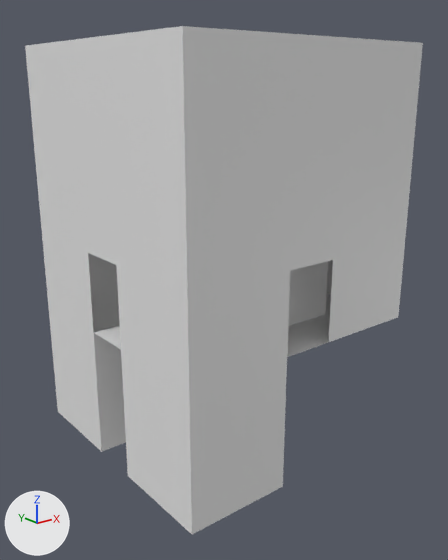
Before and after pictures for a commit that changed the Blender file Proyecto Mosqueteros/Assets/Salas/3-1.blend.
Both versions are drawn from a camera (50 mm lens) standing at (-29.0, -37.0, 17.2) and looking at (-0.1, -0.8, 2.8). The lights are fixed; the arrows at lower left show +X, +Y and +Z.

Names of what the first picture shows: 'Pared1', 'Pared2', 'Pared3', 'Pared4', 'Suelo'.
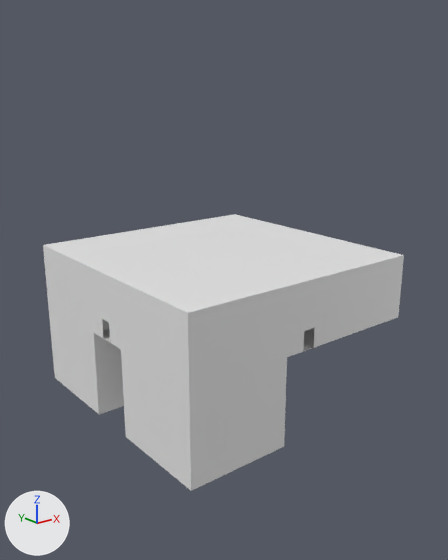
The newer file is also rescaled (x4.0) as a whole; pictures and numbers use the older file's frame.

Where the change shows, as pixel boxes [x1, y1, x2, y2] in the pictures (448 x 560 px; the box of a moved part takes in the faces that stretch with it):
'Pared4', reshaped (10% narrower, 62% shorter): before [183, 26, 423, 393]; after [188, 255, 404, 393]
'Pared3', reshaped (11% narrower, 60% shorter): before [25, 26, 189, 392]; after [43, 245, 189, 392]
'Suelo', reshaped: before [48, 261, 331, 534]; after [48, 304, 315, 491]
part 1 of me_plane, moved or reshaped: before [55, 289, 287, 534]; after [55, 319, 287, 491]
part 2 of me_plane, moved or reshaped (not visible afterwards): before [288, 261, 328, 326]
part 3 of me_plane_001, moved or reshaped (not visible afterwards): before [88, 253, 118, 294]
part 4 of me_plane_002, moved or reshaped (not visible afterwards): before [326, 260, 333, 295]
part 7 of me_plane_006, added: after [44, 214, 403, 313]

The change, as a diff of the scene's bpy script:
```diff
--- a/Proyecto Mosqueteros/Assets/Salas/3-1.blend.py
+++ b/Proyecto Mosqueteros/Assets/Salas/3-1.blend.py
@@ me_plane @@
 me_plane.from_pydata(...)  # 50 vertices, 40 faces; spans x -1.0..1.0, y -1.0..1.0, z -10.0..19.8
 # used by ob_suelo; location = (0.0, 0.0, 0.0); scale = (10.0, 10.0, 1.0)
+# me_plane part 1: all 12 vertices in x -1.0..-0.2, y -1.0..1.0, z -10.0 are moved by (0.0, 0.0, 3.2)
+# me_plane part 2
+for i in [*range(30, 38)]: me_plane.vertices[i].co += Vector((0.0, 0.0, -14.9))
@@ me_plane_001 @@
 me_plane_001.from_pydata(...)  # 12 vertices, 5 faces; spans x -1.0..1.0, y -1.0..1.0, z 0.0
 # used by ob_pared1; location = (0.0, 10.0, 10.0); rotation_euler = (1.571, 0.0, 0.0), in degrees (90, 0, 0); scale = (10.0, 10.0, 1.0)
-me_plane_001.vertices[2].co = (-1.0, 1.0, 0.0)  # pixel (25, 45)
-me_plane_001.vertices[3].co = (1.0, 1.0, 0.0)
-me_plane_001.vertices[4].co = (-0.2, -1.0, 0.0)
-me_plane_001.vertices[5].co = (-0.2, 1.0, 0.0)
-me_plane_001.vertices[6].co = (0.2, -1.0, 0.0)
-me_plane_001.vertices[7].co = (0.2, 1.0, 0.0)
-me_plane_001.vertices[8].co = (-1.0, -0.4, 0.0)  # pixel (41, 232)
-me_plane_001.vertices[9].co = (1.0, -0.4, 0.0)
-me_plane_001.vertices[10].co = (-0.2, -0.4, 0.0)
-me_plane_001.vertices[11].co = (0.2, -0.4, 0.0)
+# me_plane_001 part 3
+me_plane_001.vertices[2].co = (-1.0, -0.5, 0.0)  # pixel (42, 245)
+me_plane_001.vertices[3].co = (1.0, -0.5, 0.0)  # pixel (234, 214)
+me_plane_001.vertices[4].co = (-0.05, -1.0, 0.0)
+me_plane_001.vertices[5].co = (-0.05, -0.5, 0.0)  # pixel (144, 228)
+me_plane_001.vertices[6].co = (0.05, -1.0, 0.0)
+me_plane_001.vertices[7].co = (0.05, -0.5, 0.0)  # pixel (153, 227)
+me_plane_001.vertices[8].co = (-1.0, -0.85, 0.0)  # pixel (46, 286)
+me_plane_001.vertices[9].co = (1.0, -0.85, 0.0)
+me_plane_001.vertices[10].co = (-0.05, -0.85, 0.0)
+me_plane_001.vertices[11].co = (0.05, -0.85, 0.0)
@@ me_plane_002 @@
 me_plane_002.from_pydata(...)  # 4 vertices, 1 face; spans x -1.0..1.0, y -1.0..1.0, z 0.0
 # used by ob_pared2; location = (10.0, 0.0, 10.0); rotation_euler = (0.0, 1.571, 0.0), in degrees (0, 90, 0); scale = (10.0, 10.0, 1.0)
 # verts and faces of me_plane_002; kept vertices keep their numbers, new ones are numbered from 4
+# me_plane_002 part 4
+delete_vertices([0, 2])  # with the faces that use them
+verts[4] = (0.5, -1.0, 0.0)  # pixel (403, 255)
+verts[5] = (0.5, 1.0, 0.0)  # pixel (234, 214)
+faces += [(1, 4, 5, 3)]
@@ me_plane_004 @@
 me_plane_004.from_pydata(...)  # 12 vertices, 5 faces; spans x -1.0..1.0, y -1.0..1.0, z 0.0
 # used by ob_pared3; location = (-10.0, 0.0, 10.0); rotation_euler = (0.0, 1.571, 0.0), in degrees (0, 90, 0); scale = (10.0, 10.0, 1.0)
-me_plane_004.vertices[0].co = (-1.0, -1.0, 0.0)  # pixel (182, 26)
-me_plane_004.vertices[2].co = (-1.0, 1.0, 0.0)  # pixel (25, 45)
-me_plane_004.vertices[4].co = (-1.0, 0.2, 0.0)  # pixel (73, 39)
-me_plane_004.vertices[5].co = (1.0, 0.2, 0.0)  # pixel (93, 332)
-me_plane_004.vertices[6].co = (-1.0, -0.2, 0.0)  # pixel (104, 35)
-me_plane_004.vertices[7].co = (1.0, -0.2, 0.0)  # pixel (120, 349)
-me_plane_004.vertices[8].co = (0.4, -1.0, 0.0)  # pixel (187, 296)
-me_plane_004.vertices[9].co = (0.4, 1.0, 0.0)  # pixel (41, 232)
-me_plane_004.vertices[10].co = (0.4, 0.2, 0.0)  # pixel (88, 252)
-me_plane_004.vertices[11].co = (0.4, -0.2, 0.0)  # pixel (116, 265)
+# me_plane_004 part 5
+me_plane_004.vertices[0].co = (0.5, -1.0, 0.0)  # pixel (187, 312)
+me_plane_004.vertices[2].co = (0.5, 1.0, 0.0)  # pixel (42, 245)
+me_plane_004.vertices[4].co = (0.5, 0.05, 0.0)  # pixel (99, 271)
+me_plane_004.vertices[5].co = (1.0, 0.05, 0.0)  # pixel (103, 338)
+me_plane_004.vertices[6].co = (0.5, -0.05, 0.0)  # pixel (106, 274)
+me_plane_004.vertices[7].co = (1.0, -0.05, 0.0)  # pixel (110, 342)
+me_plane_004.vertices[8].co = (0.85, -1.0, 0.0)  # pixel (188, 369)
+me_plane_004.vertices[9].co = (0.85, 1.0, 0.0)  # pixel (46, 286)
+me_plane_004.vertices[10].co = (0.85, 0.05, 0.0)  # pixel (102, 318)
+me_plane_004.vertices[11].co = (0.85, -0.05, 0.0)  # pixel (109, 322)
@@ me_plane_005 @@
 # used by ob_pared4; location = (0.0, -10.0, 10.0); rotation_euler = (1.571, 0.0, 0.0), in degrees (90, 0, 0); scale = (10.0, 10.0, 1.0)
-me_plane_005.from_pydata(...)  # 12 vertices, 5 faces; spans x -1.0..1.0, y -1.0..1.0, z 0.0
+me_plane_005.from_pydata(...)  # 12 vertices, 5 faces; spans x -1.0..1.0, y -1.0..-0.5, z 0.0
+# me_plane_005 part 6
+# 10 vertices are removed from x -1.0..1.0, y -1.0..1.0, z 0.0
+# 5 faces are deleted
+# 5 vertices are added at (-1.0, -0.5, 0.0), (0.05, -0.5, 0.0), (-1.0, -0.85, 0.0), (0.05, -0.85, 0.0), (0.05, -1.0, 0.0)
+# 5 new vertices lie (0.95, 0.0, 0.0) away from vertices in x -1.0..0.05, y -1.0..-0.5, z 0.0
+# 5 new faces join them
@@ me_plane_006 @@
 me_plane_006.from_pydata(...)  # 4 vertices, 1 face; spans x -1.0..1.0, y -1.0..1.0, z 0.0
 # used by ob_techo; location = (0.0, 0.0, 20.0); scale = (10.0, 10.0, 1.0)
 # verts and faces of me_plane_006; kept vertices keep their numbers, new ones are numbered from 4
+# me_plane_006 part 7
+verts[4] = (-1.0, -1.0, -15.0)  # pixel (187, 312)
+verts[5] = (1.0, -1.0, -15.0)  # pixel (403, 255)
+verts[6] = (-1.0, 1.0, -15.0)  # pixel (42, 245)
+verts[7] = (1.0, 1.0, -15.0)  # pixel (234, 214)
+faces += [(4, 6, 7, 5)]
```
